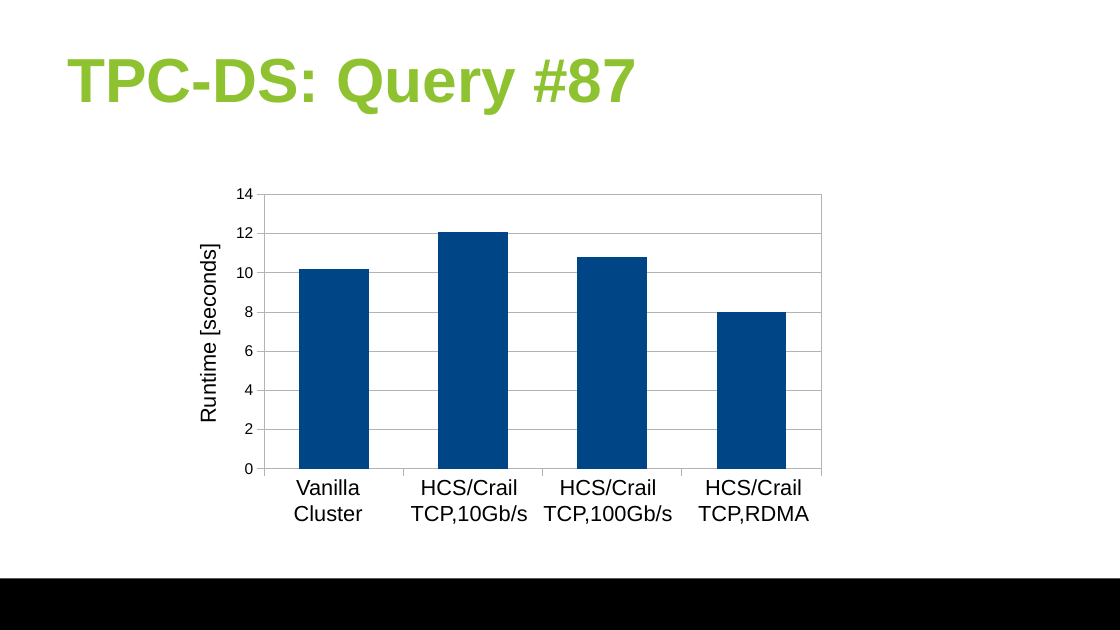
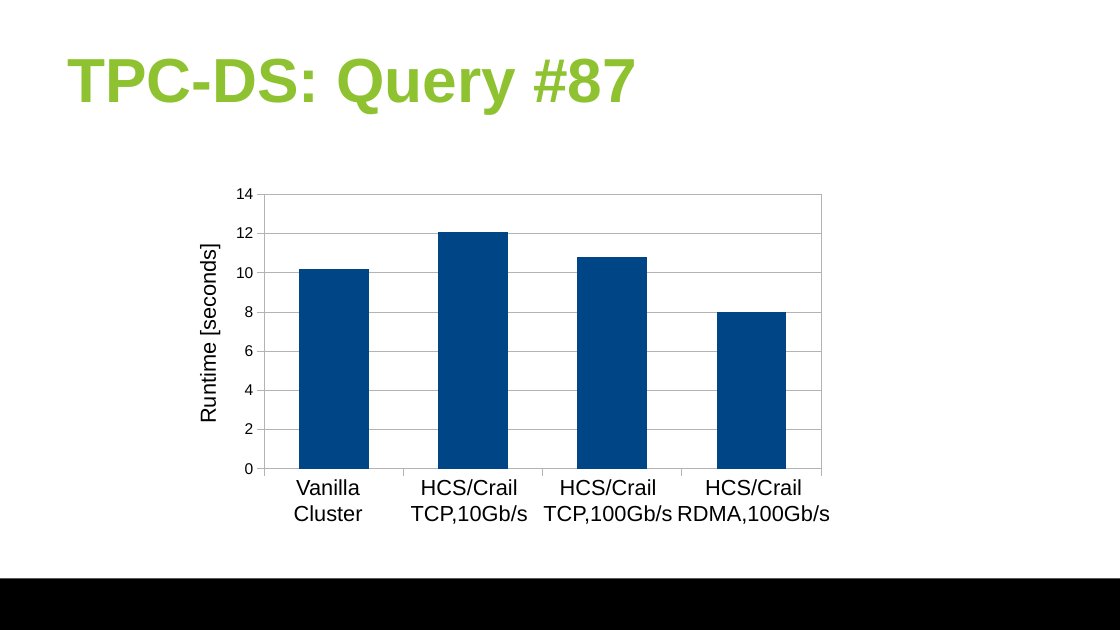
Before and after one commit to huangyibo/spark-summit-18, a slide deck: slide 40 of slides/spark-summit-18.odp. Drawn at 1120x630 pixels with LibreOffice and Linux fonts; fonts in the diff are those of the drawing; background and template pictures are left out. Boxes give left, top, right and bottom in pixels: in the first picture for what was removed or moved away, otherwise in the second. Text is boxed around its words. In the diff, an @@ line names an element or a change of style, - is before the commit and + after.

```diff
--- a/slides/spark-summit-18.odp
+++ b/slides/spark-summit-18.odp
@@ rectangle "HCS/Crail": place and size @@
-rectangle "HCS/Crail" at [698, 479, 809, 524]
+rectangle "HCS/Crail" at [687, 477, 821, 522]
@@ text in rectangle at [677, 505, 830, 524]: text changed @@
-TCP,RDMA
+RDMA,100Gb/s
```
Also in this commit, not shown: 7 other slides changed, 3 other files.
